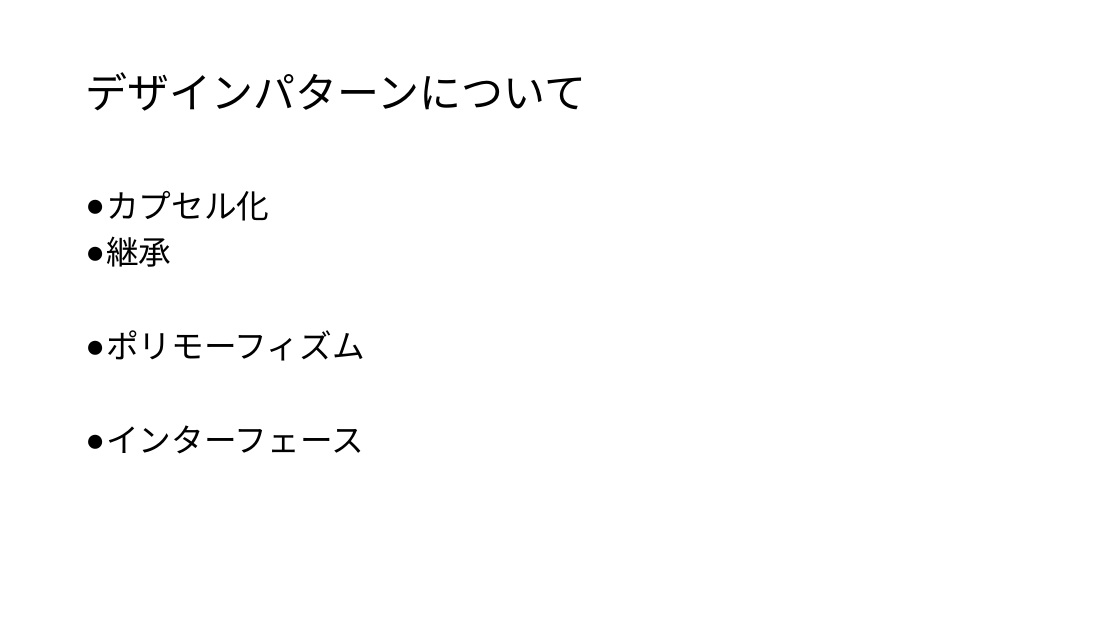
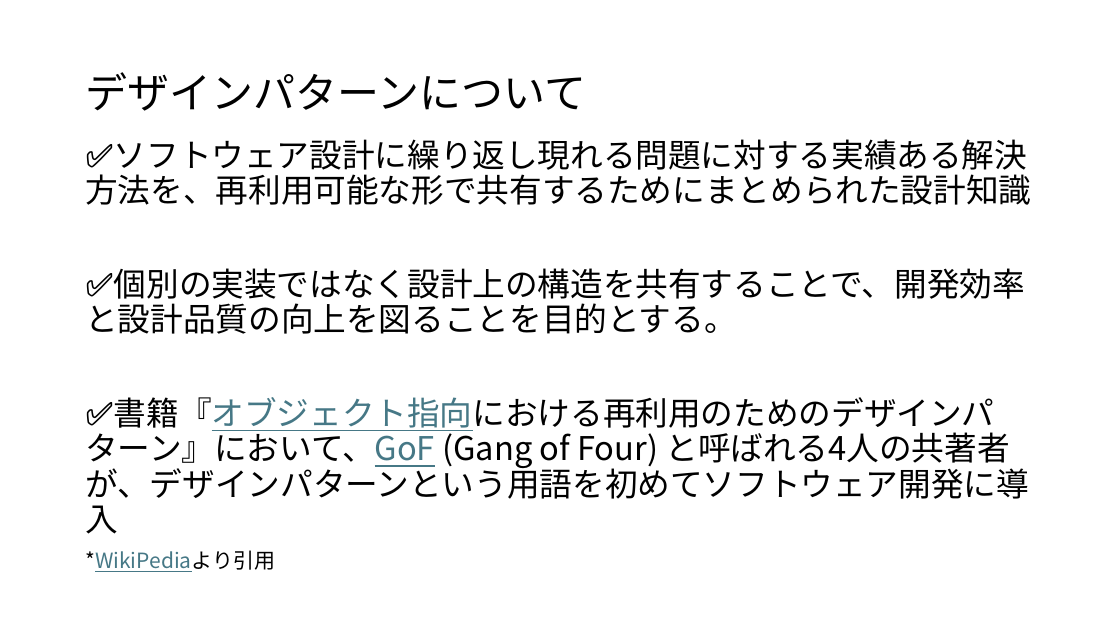
Before and after one commit to koga-miko/misc, a slide deck: slide 5 of java-report/OOP概要.pptx (slide 4 before the commit). Drawn at 1120x630 pixels with LibreOffice and Linux fonts; fonts in the diff are those of the drawing. Boxes give left, top, right and bottom in pixels: in the first picture for what was removed or moved away, otherwise in the second. Text is boxed around its words. In the diff, an @@ line names an element or a change of style, - is before the commit and + after.

```diff
--- a/java-report/OOP概要.pptx
+++ b/java-report/OOP概要.pptx
@@ text at (85,139,1031,572): text changed @@
-● カプセル化
-● 継承
-● ポリモーフィズム
-● インターフェース
+✅ソフトウェア設計に繰り返し現れる問題に対する実績ある解決方法を、再利用可能な形で共有するためにまとめられた設計知識
+✅個別の実装ではなく設計上の構造を共有することで、開発効率と設計品質の向上を図ることを目的とする。
+✅書籍『オブジェクト指向における再利用のためのデザインパターン』において、GoF (Gang of Four) と呼ばれる4人の共著者が、デザインパターンという用語を初めてソフトウェア開発に導入
+*WikiPediaより引用
```
Also in this commit, not shown: 3 other slides changed, 3 slides added, 4 slides removed, 2 other files.
